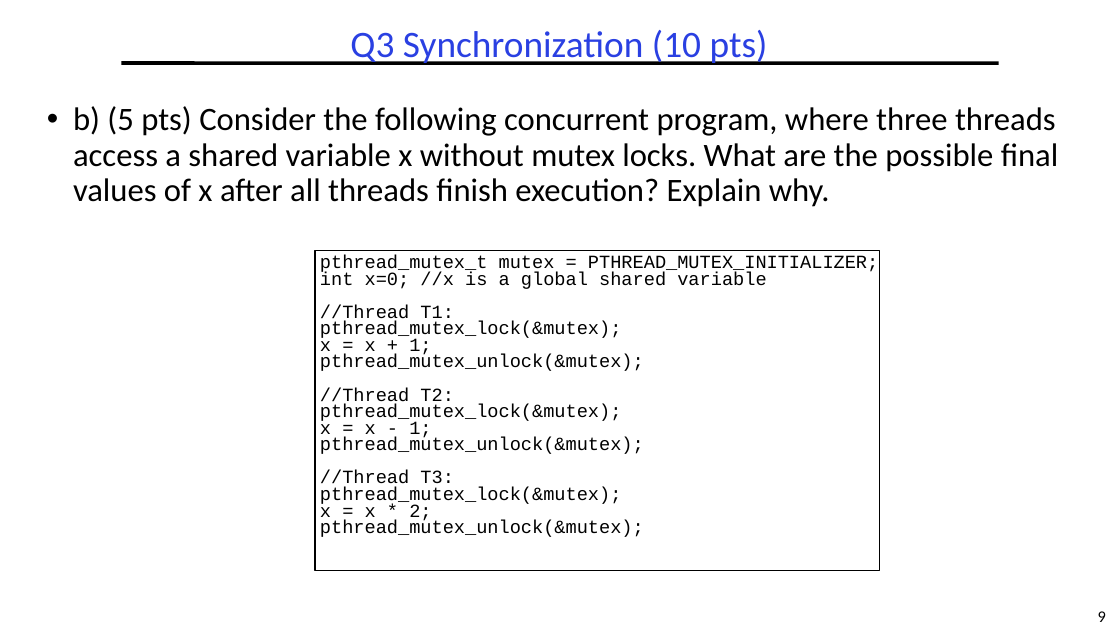
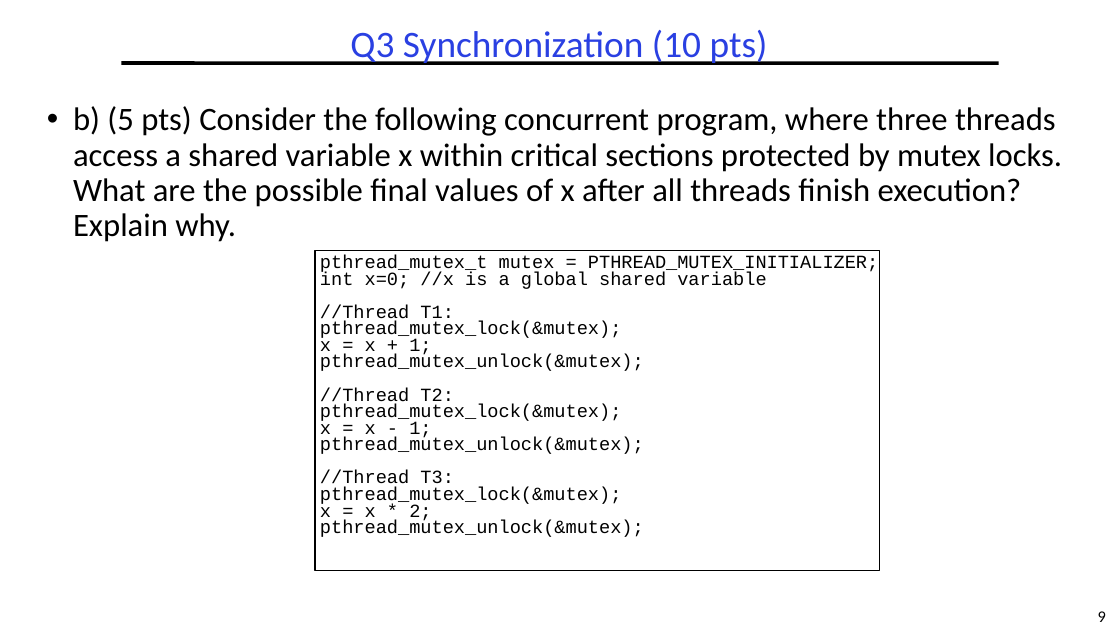
Before and after one commit to guhofstra/CSC256Fa25, a slide deck: slide 9 of PPTs/Exam/CSC112 MidtermExam Sp2025.pptx. Drawn at 1120x630 pixels with LibreOffice and Linux fonts; fonts in the diff are those of the drawing. Boxes give left, top, right and bottom in pixels: in the first picture for what was removed or moved away, otherwise in the second. Text is boxed around its words. In the diff, an @@ line names an element or a change of style, - is before the commit and + after.

```diff
--- a/PPTs/Exam/CSC112 MidtermExam Sp2025.pptx
+++ b/PPTs/Exam/CSC112 MidtermExam Sp2025.pptx
@@ text at <box>73,106,1062,242</box>: text changed @@
-• b) (5 pts) Consider the following concurrent program, where three threads access a shared variable x without mutex locks. What are the possible final values of x after all threads finish execution? Explain why.
+• b) (5 pts) Consider the following concurrent program, where three threads access a shared variable x within critical sections protected by mutex locks. What are the possible final values of x after all threads finish execution? Explain why.
```
Also in this commit, not shown: 9 other slides changed, 1 slide added, 25 other files.
